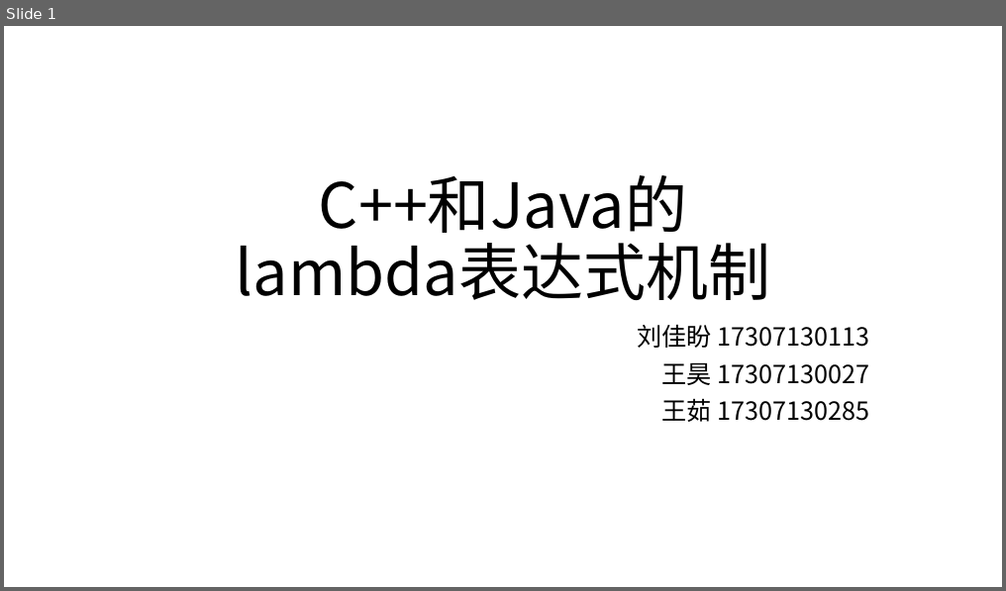
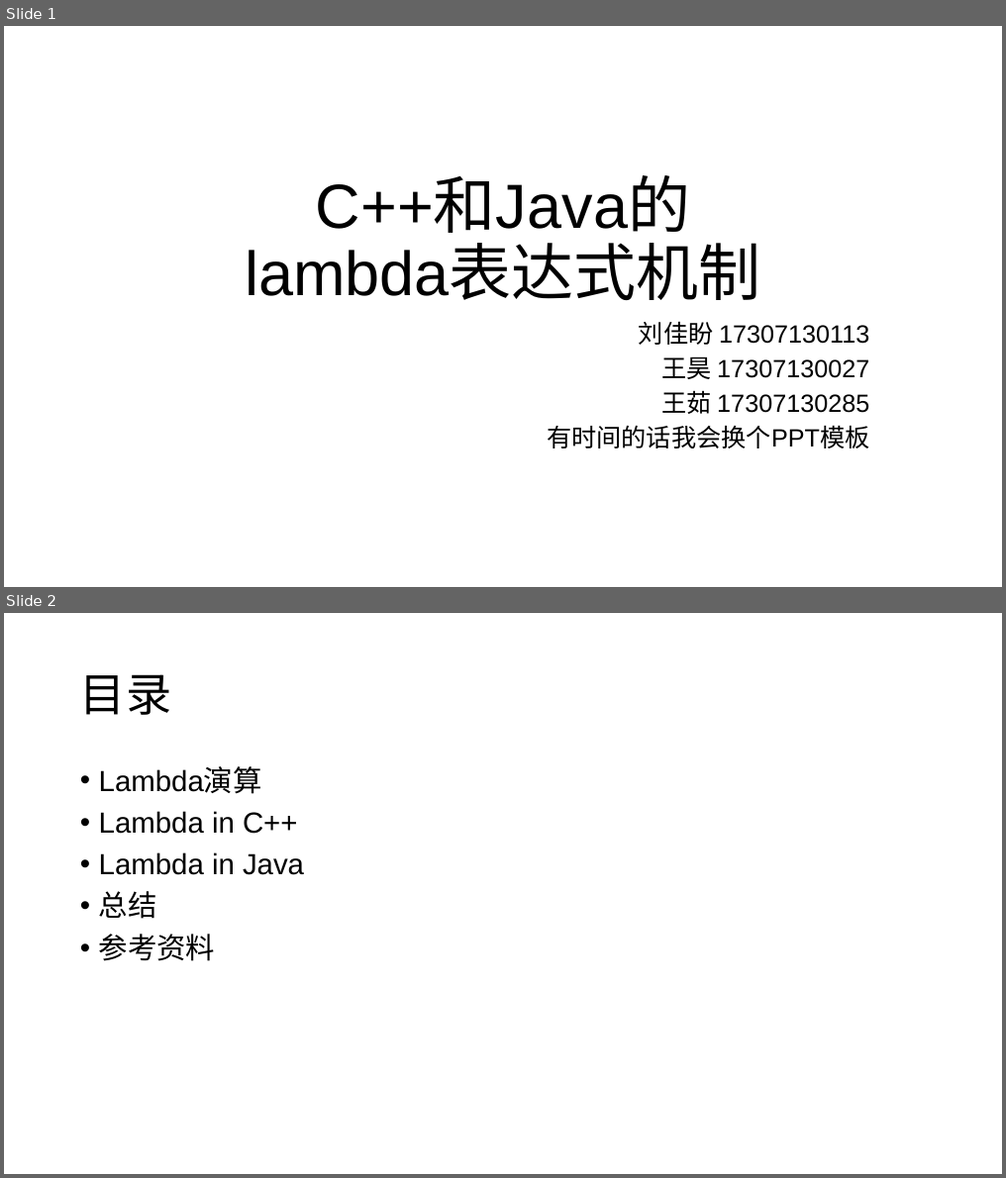
Before and after one commit to RuWang-0/lambda-in-Java-C-, a slide deck: lambda-ppt.pptx. Shown one above the other, each under a label of ours: slide 1 before the commit, slides 1 and 2 after it. The pictures are 1006x591 and 1006x1178 pixels, drawn with LibreOffice and Linux fonts; fonts in the diff are those of the drawing. Boxes give left, top, right and bottom in pixels: in the first picture for what was removed or moved away, otherwise in the second. Text is boxed around its words. In the diff, an @@ line names an element or a change of style, - is before the commit and + after.

Commit message:
Initial java node & ppt

```diff
--- a/lambda-ppt.pptx
+++ b/lambda-ppt.pptx
@@ slide 2 added at (4, 613, 1002, 1174), background #FFFFFF @@
@@ title added at (80, 674, 171, 715), 44 pt, text #000000 @@
+目录
@@ text added at (99, 768, 304, 961), 28 pt, text #000000 @@
+• Lambda演算
+• Lambda in C++
+• Lambda in Java
+• 总结
+• 参考资料
@@ slide 1 changed as well @@
@@ title "C++和Java的 lambda表达式机制" at (245, 179, 761, 300): font Noto Sans CJK SC to Arial @@
@@ subtitle at (639, 321, 869, 414): font Noto Sans CJK SC to Arial in "刘佳盼 17307130113", "王昊 17307130027", "王茹 17307130285"; line spacing 0.9 to 0.8 @@
@@ subtitle at (547, 425, 869, 449): paragraph added @@
+有时间的话我会换个PPT模板
```
Also in this commit, not shown: 15 other slides added, 2 slides removed, 2 other files.
